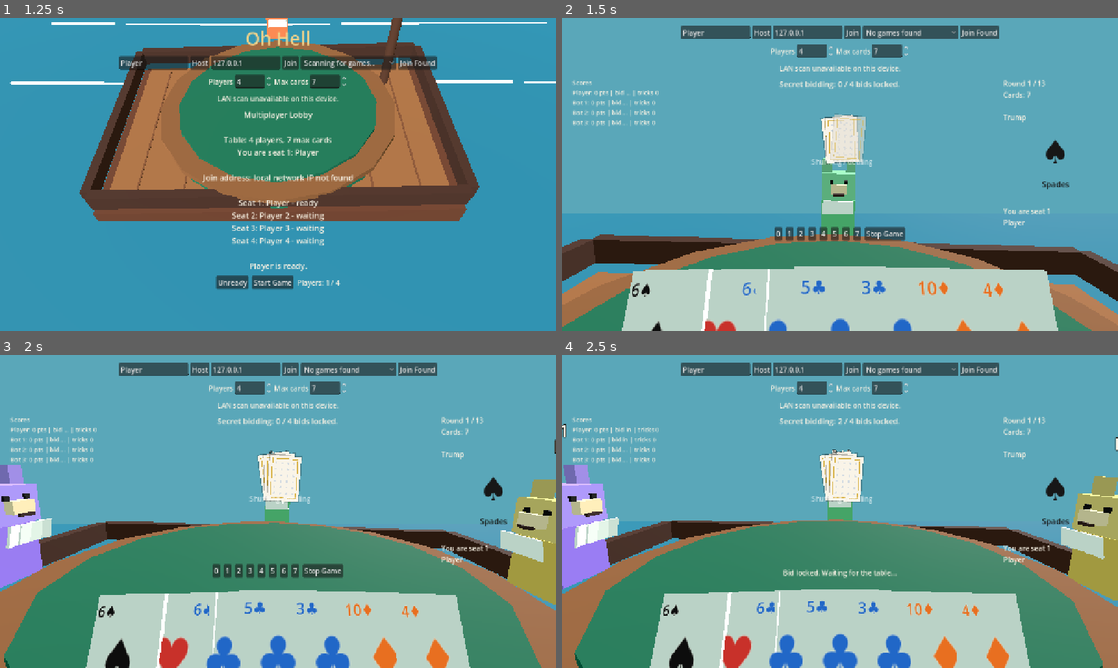
Above: before the commit, frames 1-4 (two rows, left to right).
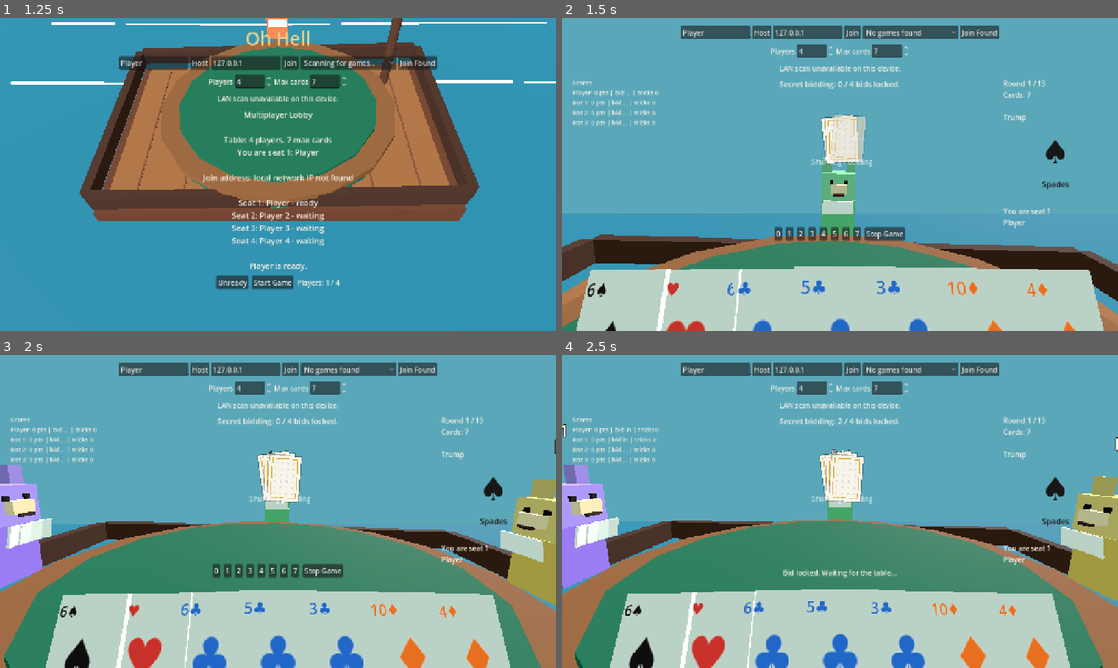
Above: after the commit, the same moments.

Repository: JordanOakFox/oh-hell-godot
Game: Godot game, scene res://scenes/main.tscn
The game is run twice, just before and just after one commit, with the same random seed, the same clock (stepped at 60 frames per second) and the same inputs.
Inputs:
- Up to frame 1 (1.25 s): click "Ready" at 0.5 s
- Up to frame 2 (1.5 s): click "Start Game" at 1.25 s
- Up to frame 3 (2 s): no input
- Up to frame 4 (2.5 s): click "0" at 2 s

Frame 1 is identical in both runs. In frame 2, 5.3% of the frame differs, in the area x 2-98%, y 79-100%; in frame 3, 7.4%; in frame 4, 7.5%, in the area x 8-92%, y 75-100%.

Commit message:
Reduce small hand card overlap

Diff:
--- a/scripts/table_view_3d.gd
+++ b/scripts/table_view_3d.gd
@@ -481,9 +481,15 @@
 
 func _apply_hand_card_transform(card: Node3D, index: int, count: int, hovered: bool) -> void:
 	var offset := float(index) - float(count - 1) * 0.5
-	var spread := 0.255 if count <= 8 else 1.82 / float(max(count - 1, 1))
+	var spread := 0.46
+	if count >= 4:
+		spread = 0.38
+	if count >= 6:
+		spread = 0.32
+	if count >= 8:
+		spread = 2.15 / float(max(count - 1, 1))
 	var lift := 0.105 if hovered else 0.0
-	var fan_turn := offset * 5.4
+	var fan_turn := offset * 4.2
 	card.position = Vector3(
 		offset * spread,
 		-0.68 + lift - absf(offset) * 0.009 + sin(time * 2.0 + float(index)) * 0.003,
@@ -491,7 +497,7 @@
 	)
 	card.rotation_degrees = Vector3(
 		69.0 + absf(offset) * 0.9 + sin(time * 1.5 + float(index)) * 0.35,
-		-offset * 1.0,
+		-offset * 0.65,
 		-fan_turn
 	)
 
